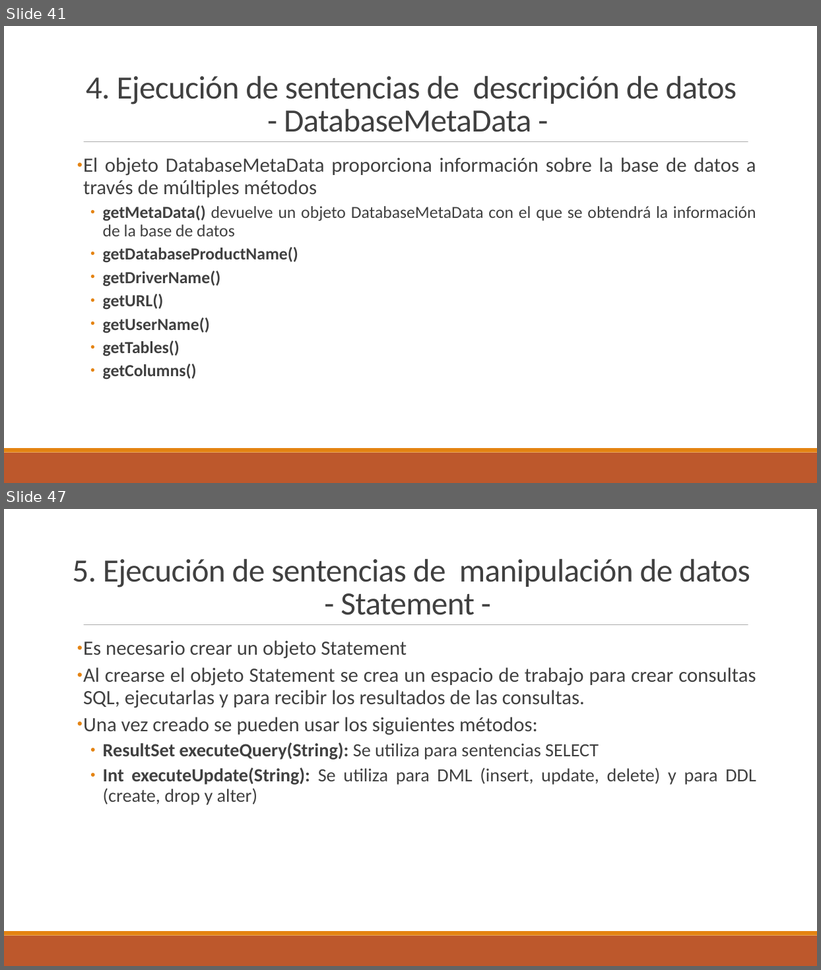
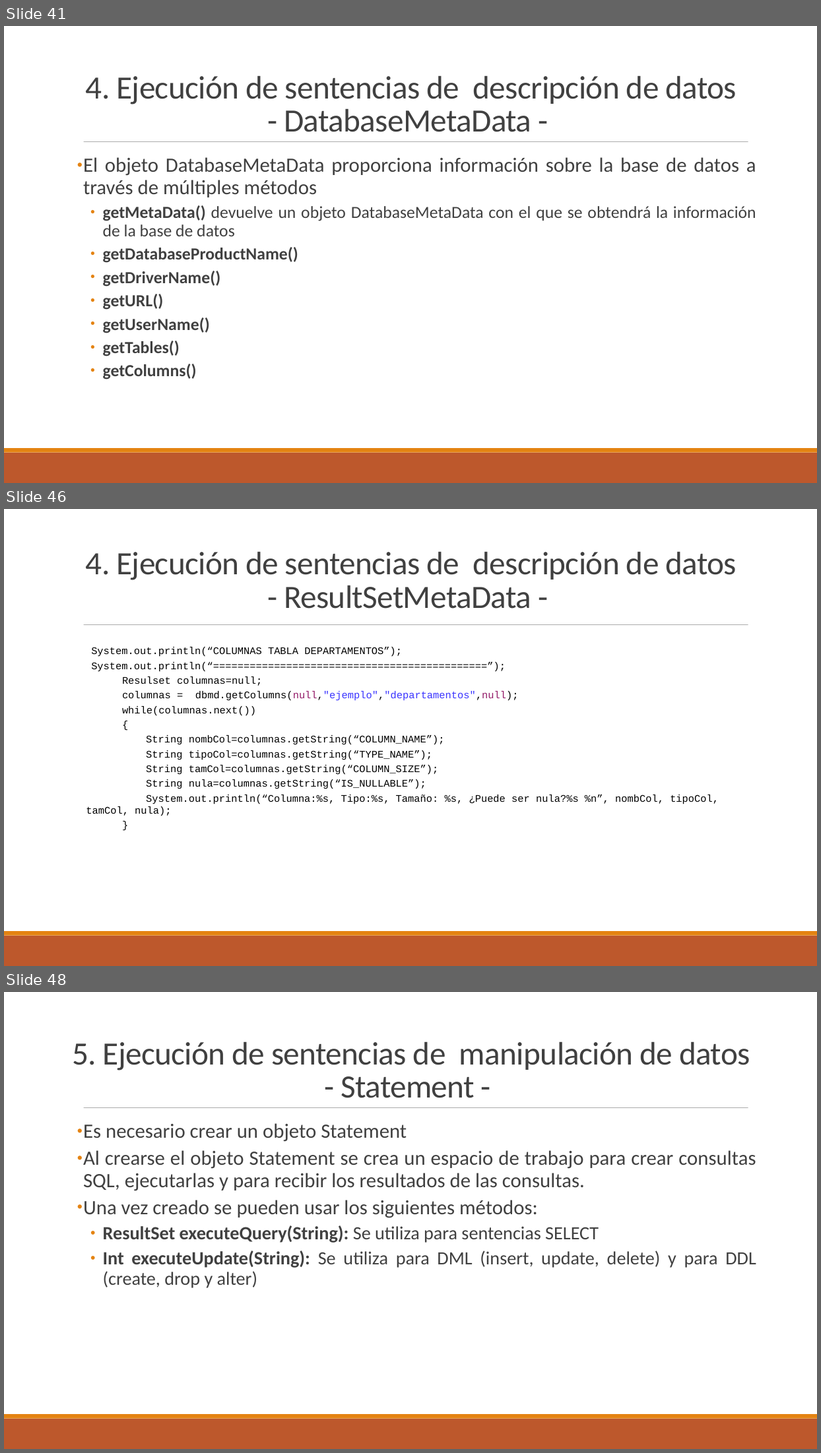
Before and after one commit to DanielTamargo/AD-Ion, a slide deck: UD2-Manejo_de_conectores.pptx. Shown one above the other, each under a label of ours: slides 41 and 47 before the commit, slides 41, 46 and 48 after it; the slides between them are not shown. The pictures are 821x970 and 821x1453 pixels, drawn with LibreOffice and Linux fonts; fonts in the diff are those of the drawing. Boxes give left, top, right and bottom in pixels: in the first picture for what was removed or moved away, otherwise in the second. Text is boxed around its words. In the diff, an @@ line names an element or a change of style, - is before the commit and + after.

```diff
--- a/UD2-Manejo_de_conectores.pptx
+++ b/UD2-Manejo_de_conectores.pptx
@@ slide 46 added at bbox=[4, 509, 817, 966], background #FFFFFF; not listed: 3 template elements that a slide beside it also shows @@
@@ text added at bbox=[86, 551, 737, 609], 38.4 pt, text #404040 @@
+4. Ejecución de sentencias de descripción de datos
+- ResultSetMetaData -
@@ text added at bbox=[86, 647, 719, 817], 12 pt, text #000000 @@
+System.out.println(“COLUMNAS TABLA DEPARTAMENTOS”);
+System.out.println(“=============================================”);
+Resulset columnas=null;
+columnas = dbmd.getColumns(null,"ejemplo","departamentos",null);
+while(columnas.next())
+{
+String nombCol=columnas.getString(“COLUMN_NAME”);
+String tipoCol=columnas.getString(“TYPE_NAME”);
+String tamCol=columnas.getString(“COLUMN_SIZE”);
+String nula=columnas.getString(“IS_NULLABLE”);
+System.out.println(“Columna:%s, Tipo:%s, Tamaño: %s, ¿Puede ser nula?%s %n”, nombCol, tipoCol, tamCol, nula);
+}
@@ what was slide 47 is now slide 48 @@
```
Also in this commit, not shown: 5 slides changed, 1 other slide added, 1 slide removed.
